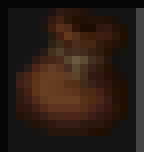
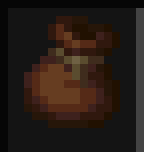
Layer changes from the first 144×152 image to the second:
added layer "레이어 29 복사" (multiply, 50%) above "bundle_filled" over [16, 8, 128, 136]
added layer "bundle_filled" (1st of 2) above "레이어 29" over [24, 16, 120, 128]
hid "bundle_filled" (2nd of 2) over [16, 8, 128, 136]
